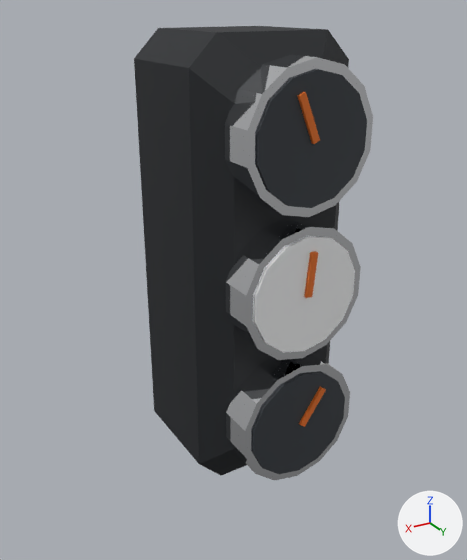
The glTF model assets/parts/interior/gauge_pod/hana_roadster.glb, before and after one commit.
Both versions are drawn from a camera (50 mm lens) standing at (0.152, 0.175, 0.214) and looking at (0.008, -0.065, 0.094). The axes (+X, +Y, +Z) are drawn at lower right. The lights are the same throughout. The first picture is the older version. Where no turn or scale is listed for an object, it has been applied to the vertices. Vertices at exactly the same position are counted once.

Objects in the first picture: 'model'.
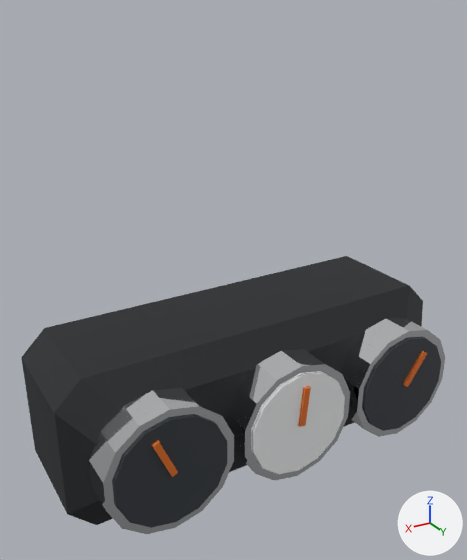
Pixel boxes (x1, y1, x2, y2) of what changed, in the pictures (467 x 560 px; the box of a moved part takes in the faces that stretch with it):
'model', reshaped, moved (77% wider, 39% shorter)
    before: (134, 26, 373, 481)
    after: (21, 256, 445, 534)
part 1 of me_model, moved or reshaped
    before: (226, 354, 350, 481)
    after: (340, 318, 445, 437)
part 2 of me_model, moved or reshaped
    before: (225, 55, 373, 217)
    after: (89, 388, 234, 534)
part 3 of me_model, moved or reshaped
    before: (252, 372, 345, 474)
    after: (363, 337, 441, 431)
part 4 of me_model, moved or reshaped
    before: (256, 69, 367, 208)
    after: (113, 415, 227, 528)
part 5 of me_model, moved or reshaped
    before: (299, 387, 326, 427)
    after: (403, 351, 427, 387)
part 6 of me_model, moved or reshaped
    before: (297, 92, 320, 144)
    after: (152, 440, 178, 477)
part 7 of me_model, moved or reshaped
    before: (134, 26, 349, 475)
    after: (21, 256, 423, 525)

The edits, one by one:
me_model is used by ob_model.
Before the commit, vertices of me_model: 0 (-0.014, 0.029, -0.09), 1 (0.014, 0.029, -0.09), 2 (0.026, 0.017, -0.102) at pixel (221, 475), 3 (-0.026, 0.017, -0.102), 4 (0.026, 0.029, -0.078) at pixel (233, 449).
Before the commit, vertices of me_model: 5 (0.038, 0.017, -0.09) at pixel (198, 464), 6 (0.026, 0.029, 0.078) at pixel (233, 103), 7 (0.038, 0.017, 0.09) at pixel (188, 67), 8 (0.014, 0.029, 0.09) at pixel (261, 67), 9 (0.026, 0.017, 0.102) at pixel (216, 32).
Before the commit, vertices of me_model: 10 (-0.014, 0.029, 0.09), 11 (-0.026, 0.017, 0.102) at pixel (328, 29), 12 (-0.026, 0.029, 0.078), 13 (-0.038, 0.017, 0.09) at pixel (348, 59), 14 (-0.026, 0.029, -0.078).
Before the commit, vertices of me_model: 15 (-0.038, 0.017, -0.09), 16 (0.026, -0.034, -0.102), 17 (-0.026, -0.034, -0.102), 18 (0.038, -0.034, -0.09) at pixel (154, 411), 19 (0.038, -0.034, 0.09) at pixel (133, 58).
Before the commit, vertices of me_model: 20 (0.026, -0.034, 0.102) at pixel (158, 27), 21 (-0.026, -0.034, 0.102) at pixel (259, 25), 22 (-0.038, -0.034, 0.09), 23 (-0.038, -0.034, -0.09), 24 (0.014, -0.046, -0.09).
Before the commit, vertices of me_model: 25 (-0.014, -0.046, -0.09), 26 (0.026, -0.046, -0.078), 27 (0.026, -0.046, 0.078), 28 (0.014, -0.046, 0.09), 29 (-0.014, -0.046, 0.09).
Before the commit, vertices of me_model: 30 (-0.026, -0.046, 0.078), 31 (-0.026, -0.046, -0.078).
me_model had 238 vertices, 436 faces and spanned x -0.038..0.038, y -0.046..0.046, z -0.102..0.102.
me_model now has 238 vertices, 436 faces and spans x -0.102..0.102, y -0.046..0.046, z -0.038..0.038.
me_model part 1: the loose piece of 30 vertices spanning x -0.029..0.029, y 0.028..0.044, z -0.094..-0.034 is moved by (-0.064, 0.0, 0.064).
me_model part 2: the loose piece of 30 vertices spanning x -0.029..0.029, y 0.028..0.044, z 0.034..0.094 is moved by (0.064, 0.0, -0.064).
me_model part 3: the loose piece of 30 vertices spanning x -0.025..0.025, y 0.04..0.045, z -0.09..-0.038 is moved by (-0.064, 0.0, 0.064).
me_model part 4: the loose piece of 30 vertices spanning x -0.025..0.025, y 0.04..0.045, z 0.038..0.09 is moved by (0.064, 0.0, -0.064).
me_model part 5: the loose piece of 8 vertices spanning x -0.012..0.001, y 0.044..0.046, z -0.065..-0.047 is moved by (-0.064, 0.0, 0.064).
me_model part 6: the loose piece of 8 vertices spanning x -0.001..0.009, y 0.044..0.046, z 0.063..0.083 is moved by (0.064, 0.0, -0.064).
Part 7, on me_model:
Vertices 10 to 13, 21, 22, 29, 30 of me_model move by (-0.064, 0.0, -0.064).
Vertices 0, 3, 14, 15, 17, 23, 25, 31 of me_model move by (-0.064, 0.0, 0.064).
Vertices 6 to 9, 19, 20, 27, 28 of me_model move by (0.064, 0.0, -0.064).
Vertices 1, 2, 4, 5, 16, 18, 24, 26 of me_model move by (0.064, 0.0, 0.064).
Object 'model' (ob_model) moves from (0.0, -0.0637, 0.102) to (0.0, -0.0637, 0.038).
